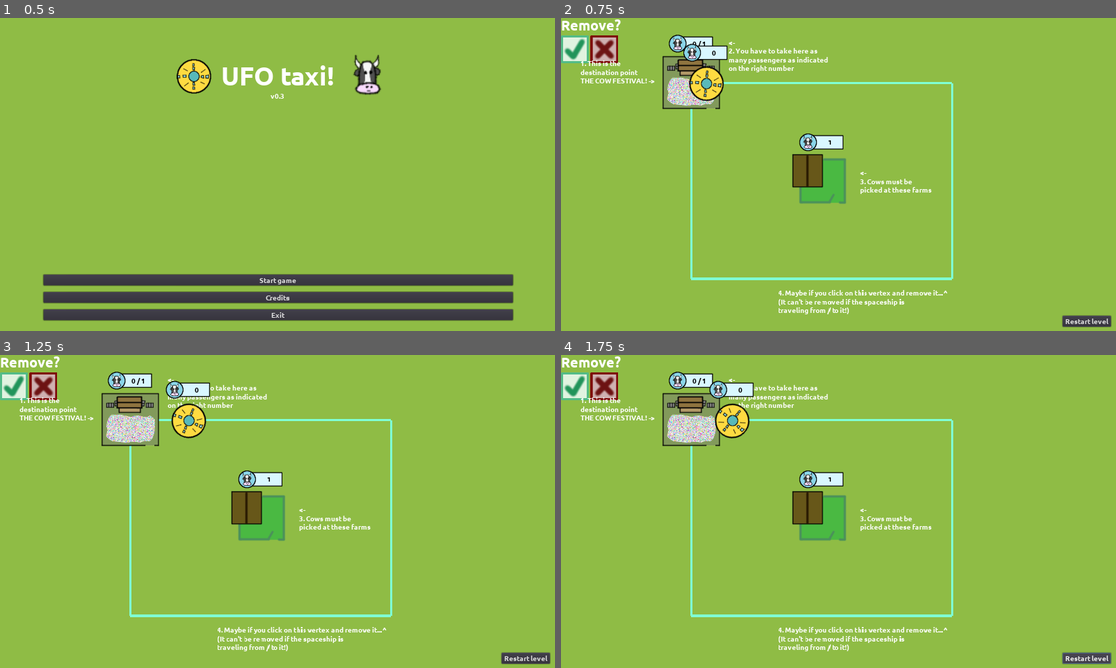
Above: before the commit, frames 1-4 (two rows, left to right).
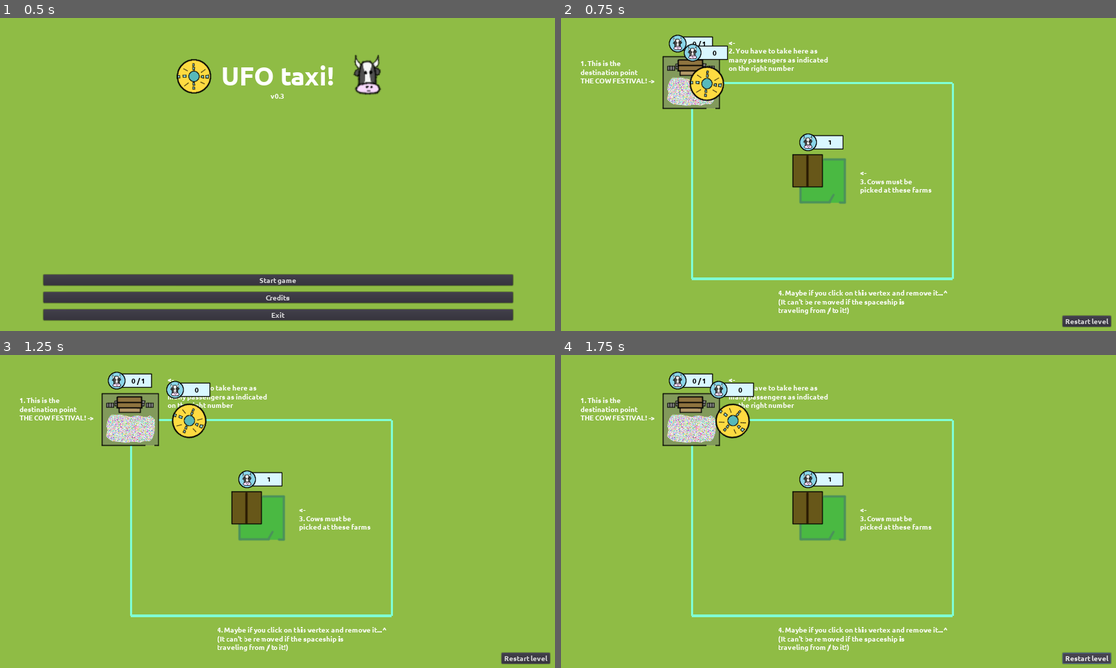
Above: after the commit, the same moments.

Repository: moisesjbc/ufo-taxi
Game: Godot game, scene res://menus/main_menu/main_menu.tscn
The game is run twice, just before and just after one commit, with the same random seed, the same clock (stepped at 60 frames per second) and the same inputs.
Inputs:
- Up to frame 1 (0.5 s): no input
- Up to frame 2 (0.75 s): click "Start game" at 0.5 s
- Up to frame 3 (1.25 s): no input
- Up to frame 4 (1.75 s): click "Restart level" at 1.25 s

Frame 1 is identical in both runs. In frame 2, 1.6% of the frame differs, in the area x 0-71%, y 0-84%; in frame 3, 1.6%; in frame 4, 1.6%.

Commit message:
Node deletion menu is now hidden on level restart / change

Diff:
--- a/godot-project/gameplay/main/main.tscn
+++ b/godot-project/gameplay/main/main.tscn
@@ -21,6 +21,7 @@
 script = ExtResource( 1 )
 
 [node name="railtrack" parent="." instance=ExtResource( 5 )]
+position = Vector2( 0.943848, 0 )
 
 [node name="player" parent="railtrack" instance=ExtResource( 4 )]
 position = Vector2( -323.269, -1.12244 )
--- a/godot-project/gameplay/railtrack/railtrack.gd
+++ b/godot-project/gameplay/railtrack/railtrack.gd
@@ -25,6 +25,8 @@
 	update()
 
 func change_state(new_state_name):
+	if current_state and current_state.has_method('end'):
+		current_state.end()
 	current_state = $states.get_node(new_state_name)
 	current_state.railtrack = self
 	if current_state and current_state.has_method('start'):
--- a/godot-project/gameplay/railtrack/railtrack.tscn
+++ b/godot-project/gameplay/railtrack/railtrack.tscn
@@ -18,6 +18,7 @@
 script = ExtResource( 3 )
 
 [node name="node_deletion_menu" parent="states/node_selected" instance=ExtResource( 5 )]
+visible = false
 
 [node name="edge_selected" type="Node2D" parent="states"]
 script = ExtResource( 4 )
--- a/godot-project/gameplay/railtrack/states/node_selected.gd
+++ b/godot-project/gameplay/railtrack/states/node_selected.gd
@@ -20,3 +20,7 @@
 func _on_node_deletion_menu_cancelled():
 	$node_deletion_menu.visible = false
 	railtrack.change_state("selection")
+
+
+func end():
+	$node_deletion_menu.visible = false
